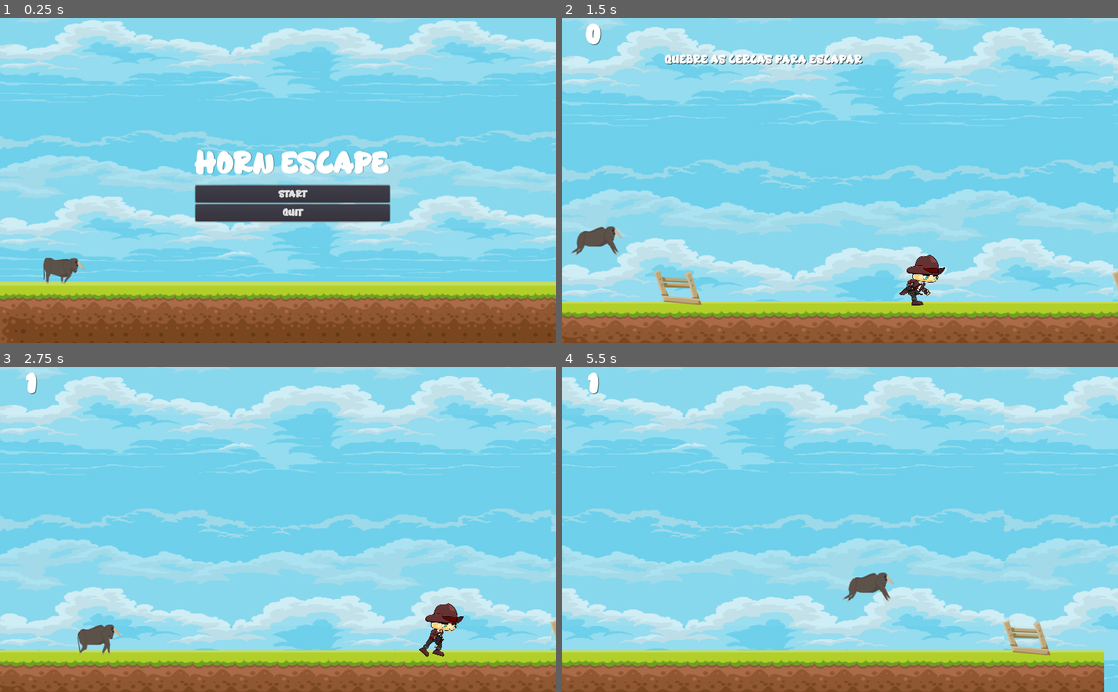
Above: before the commit, frames 1-4 (two rows, left to right).
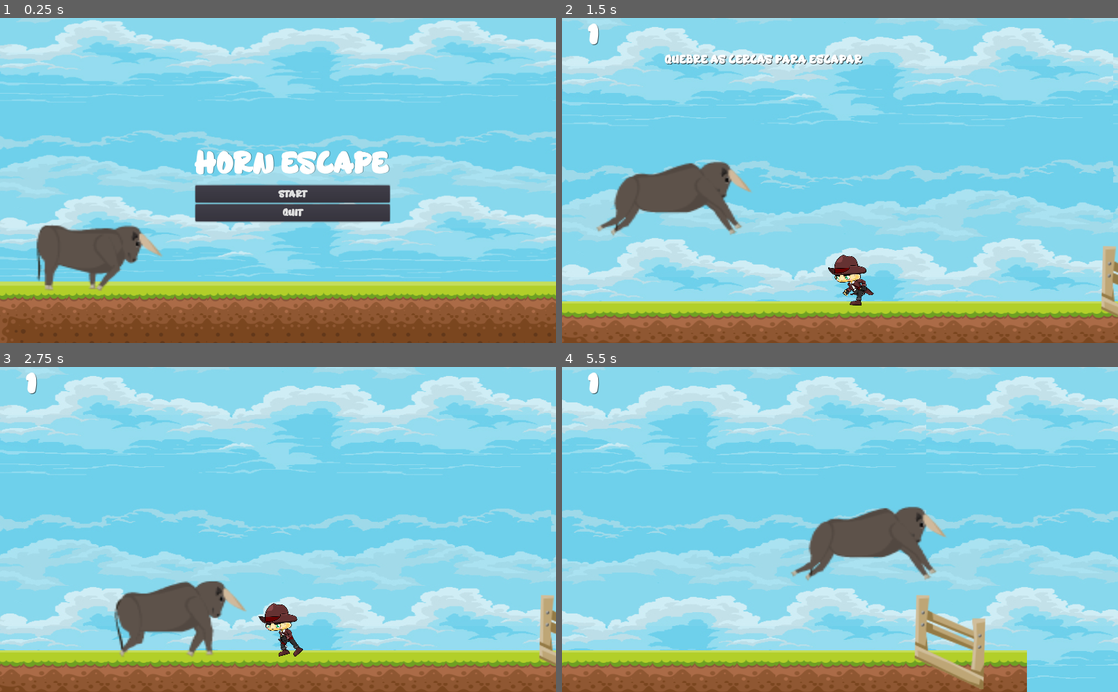
Above: after the commit, the same moments.

Repository: julianamarques/HornEscape
Game: Godot game, scene res://src/scenes/Menu.tscn
The game is run twice, just before and just after one commit, with the same random seed, the same clock (stepped at 60 frames per second) and the same inputs.
Inputs:
- Up to frame 1 (0.25 s): no input
- Up to frame 2 (1.5 s): click "START" at 0.5 s; hold Up (ui_up) from 1.28 s (still down)
- Up to frame 3 (2.75 s): keep holding Up (ui_up)
- Up to frame 4 (5.5 s): release Up (ui_up) at 2.78 s; hold Up (ui_up) 3.53-5.03 s; tap Up (ui_up) at 5.27 s

The runs differ from the first frame. In frame 1, 2.7% of the frame differs, in the area x 6-30%, y 63-84%; in frame 2, 5.8%; in frame 3, 5.2%; in frame 4, 42%, in the area x 0-100%, y 0-100%.

Commit message:
Fixed animations and scales

Diff:
--- a/src/scenes/Ground.tscn
+++ b/src/scenes/Ground.tscn
@@ -1,10 +1,10 @@
 [gd_scene load_steps=9 format=2]
 
-[ext_resource path="res://assets/imagens/ground/ground4.png" type="Texture" id=1]
-[ext_resource path="res://src/scenes/Enemy.tscn" type="PackedScene" id=2]
-[ext_resource path="res://assets/imagens/fence/fence3.png" type="Texture" id=3]
-[ext_resource path="res://src/scripts/Ground.gd" type="Script" id=4]
-[ext_resource path="res://src/scripts/Fence.gd" type="Script" id=6]
+[ext_resource path="res://src/scripts/Ground.gd" type="Script" id=1]
+[ext_resource path="res://assets/imagens/ground/ground4.png" type="Texture" id=2]
+[ext_resource path="res://src/scripts/Fence.gd" type="Script" id=3]
+[ext_resource path="res://assets/imagens/fence/fence3.png" type="Texture" id=4]
+[ext_resource path="res://src/scenes/Enemy.tscn" type="PackedScene" id=5]
 
 [sub_resource type="RectangleShape2D" id=1]
 extents = Vector2( 598.119, 54.847 )
@@ -31,10 +31,13 @@
 [node name="Fence" type="Area2D" parent="."]
 position = Vector2( -383.141, -88.3542 )
 rotation = -0.32232
-script = ExtResource( 6 )
+script = ExtResource( 3 )
 
 [node name="Sprite" type="Sprite" parent="Fence"]
-texture = ExtResource( 3 )
+position = Vector2( 0, 5 )
+rotation = 0.349066
+scale = Vector2( 2, 2 )
+texture = ExtResource( 4 )
 
 [node name="CollisionShape2D" type="CollisionShape2D" parent="Fence"]
 shape = SubResource( 2 )
@@ -42,15 +45,18 @@
 [node name="Fence2" type="Area2D" parent="."]
 position = Vector2( 460.766, -85.7696 )
 rotation = -0.32232
-script = ExtResource( 6 )
+script = ExtResource( 3 )
 
 [node name="Sprite" type="Sprite" parent="Fence2"]
-texture = ExtResource( 3 )
+position = Vector2( 0, 5 )
+rotation = 0.349066
+scale = Vector2( 2, 2 )
+texture = ExtResource( 4 )
 
 [node name="CollisionShape2D" type="CollisionShape2D" parent="Fence2"]
 shape = SubResource( 2 )
 
-[node name="Enemy" parent="." instance=ExtResource( 2 )]
+[node name="Enemy" parent="." instance=ExtResource( 5 )]
 position = Vector2( -48.7003, -99.3488 )
 
 [node name="AreaChao" type="Area2D" parent="."]
--- a/src/scenes/Menu.tscn
+++ b/src/scenes/Menu.tscn
@@ -1,36 +1,36 @@
 [gd_scene load_steps=11 format=2]
 
-[ext_resource path="res://assets/fonts/HEYCOLD.ttf" type="DynamicFontData" id=1]
-[ext_resource path="res://assets/imagens/taur/impuse2.png" type="Texture" id=2]
-[ext_resource path="res://assets/imagens/backgrounds/backgound_menu.png" type="Texture" id=3]
-[ext_resource path="res://assets/imagens/taur/impulse0.png" type="Texture" id=4]
-[ext_resource path="res://assets/imagens/taur/impulse1.png" type="Texture" id=5]
-[ext_resource path="res://src/scripts/Menu.gd" type="Script" id=6]
+[ext_resource path="res://src/scripts/Menu.gd" type="Script" id=1]
+[ext_resource path="res://assets/imagens/backgrounds/backgound_menu.png" type="Texture" id=2]
+[ext_resource path="res://assets/imagens/taur/impulse0.png" type="Texture" id=3]
+[ext_resource path="res://assets/imagens/taur/impulse1.png" type="Texture" id=4]
+[ext_resource path="res://assets/imagens/taur/impuse2.png" type="Texture" id=5]
+[ext_resource path="res://assets/fonts/HEYCOLD.ttf" type="DynamicFontData" id=6]
 
 [sub_resource type="SpriteFrames" id=1]
 animations = [ {
-"frames": [ ExtResource( 4 ), ExtResource( 5 ), ExtResource( 2 ) ],
+"frames": [ ExtResource( 3 ), ExtResource( 4 ), ExtResource( 5 ) ],
 "loop": true,
 "name": "impulse",
-"speed": 2.0
+"speed": 3.0
 } ]
 
 [sub_resource type="DynamicFont" id=2]
 size = 75
-font_data = ExtResource( 1 )
+font_data = ExtResource( 6 )
 
 [sub_resource type="DynamicFont" id=3]
 size = 25
-font_data = ExtResource( 1 )
+font_data = ExtResource( 6 )
 
 [sub_resource type="DynamicFont" id=4]
 size = 25
-font_data = ExtResource( 1 )
+font_data = ExtResource( 6 )
 
 [node name="Menu" type="Control"]
 margin_right = 40.0
 margin_bottom = 40.0
-script = ExtResource( 6 )
+script = ExtResource( 1 )
 __meta__ = {
 "_edit_use_anchors_": false
 }
@@ -38,10 +38,11 @@
 [node name="Sprite" type="Sprite" parent="."]
 position = Vector2( 512.352, 303.322 )
 scale = Vector2( 1.01565, 0.97443 )
-texture = ExtResource( 3 )
+texture = ExtResource( 2 )
 
 [node name="AnimatedSprite" type="AnimatedSprite" parent="."]
-position = Vector2( 117.414, 466.482 )
+position = Vector2( 180, 442 )
+scale = Vector2( 3, 2.5 )
 frames = SubResource( 1 )
 animation = "impulse"
 playing = true
--- a/src/scenes/World.tscn
+++ b/src/scenes/World.tscn
@@ -1,32 +1,32 @@
 [gd_scene load_steps=13 format=2]
 
-[ext_resource path="res://assets/imagens/backgrounds/background_scene.jpg" type="Texture" id=1]
-[ext_resource path="res://src/scenes/Ground.tscn" type="PackedScene" id=2]
-[ext_resource path="res://src/scenes/Player.tscn" type="PackedScene" id=3]
-[ext_resource path="res://assets/fonts/Bubblegum.ttf" type="DynamicFontData" id=4]
-[ext_resource path="res://src/scripts/Obstacles.gd" type="Script" id=5]
+[ext_resource path="res://src/scripts/World.gd" type="Script" id=1]
+[ext_resource path="res://assets/imagens/backgrounds/background_scene.jpg" type="Texture" id=2]
+[ext_resource path="res://src/scripts/Obstacles.gd" type="Script" id=3]
+[ext_resource path="res://src/scenes/Ground.tscn" type="PackedScene" id=4]
+[ext_resource path="res://src/scenes/Player.tscn" type="PackedScene" id=5]
 [ext_resource path="res://src/scripts/Score.gd" type="Script" id=6]
-[ext_resource path="res://assets/fonts/HEYCOLD.ttf" type="DynamicFontData" id=7]
-[ext_resource path="res://src/scripts/World.gd" type="Script" id=8]
+[ext_resource path="res://assets/fonts/Bubblegum.ttf" type="DynamicFontData" id=7]
+[ext_resource path="res://assets/fonts/HEYCOLD.ttf" type="DynamicFontData" id=8]
 
 [sub_resource type="DynamicFont" id=1]
 size = 50
-font_data = ExtResource( 4 )
+font_data = ExtResource( 7 )
 
 [sub_resource type="DynamicFont" id=2]
 size = 50
-font_data = ExtResource( 7 )
+font_data = ExtResource( 8 )
 
 [sub_resource type="DynamicFont" id=3]
 size = 50
-font_data = ExtResource( 4 )
+font_data = ExtResource( 7 )
 
 [sub_resource type="DynamicFont" id=4]
 size = 30
-font_data = ExtResource( 7 )
+font_data = ExtResource( 8 )
 
 [node name="World" type="Node2D"]
-script = ExtResource( 8 )
+script = ExtResource( 1 )
 
 [node name="ParallaxBackground" type="ParallaxBackground" parent="."]
 
@@ -36,19 +36,20 @@
 [node name="Sprite" type="Sprite" parent="ParallaxBackground/ParallaxLayer"]
 position = Vector2( 515.845, 303.972 )
 scale = Vector2( 2.05039, 1.21778 )
-texture = ExtResource( 1 )
+texture = ExtResource( 2 )
 
 [node name="Obstacles" type="Node2D" parent="." groups=[
 "obstacles",
 ]]
-script = ExtResource( 5 )
-obstacles = ExtResource( 2 )
+script = ExtResource( 3 )
+obstacles = ExtResource( 4 )
 
-[node name="Ground" parent="Obstacles" instance=ExtResource( 2 )]
+[node name="Ground" parent="Obstacles" instance=ExtResource( 4 )]
 position = Vector2( 595.78, 585.797 )
 
-[node name="Player" parent="." instance=ExtResource( 3 )]
-position = Vector2( 37.5666, 498.877 )
+[node name="Player" parent="." instance=ExtResource( 5 )]
+position = Vector2( 180, 480 )
+scale = Vector2( 3, 2.5 )
 
 [node name="Score" type="CanvasLayer" parent="." groups=[
 "score_group",
--- a/src/scripts/Enemy.gd
+++ b/src/scripts/Enemy.gd
@@ -1,26 +1,26 @@
 extends StaticBody2D
 
-var flip = true
+#var flip = false
 var initial_position
 var final_position
-var velocity = 2
+var velocity = 0.2
 
 func _ready() -> void:
 	$AnimatedSprite.play("run")
 	initial_position = $".".position.x
-	final_position = initial_position + 400
+	final_position = initial_position - 600
 
 func _process(delta: float) -> void:
-	if initial_position <= final_position and flip:
-		$".".position.x += velocity
-		$AnimatedSprite.flip_h = false
-
-		if $".".position.x >= final_position:
-			flip = false
-
-	if $".".position.x >= initial_position and !flip:
+	if initial_position >= final_position:
 		$".".position.x -= velocity
 		$AnimatedSprite.flip_h = true
 
-		if $".".position.x <= initial_position:
-			flip = true
+		#if $".".position.x >= final_position:
+		#	flip = true
+
+	#if $".".position.x >= initial_position:
+	#	$".".position.x -= velocity
+	#	$AnimatedSprite.flip_h = true
+
+		#if $".".position.x <= initial_position:
+		#	flip = true
--- a/src/scripts/Player.gd
+++ b/src/scripts/Player.gd
@@ -3,9 +3,9 @@
 
 var motion = Vector2()
 const UP = Vector2(0, -1)
-const GRAVITY = 20
+const GRAVITY = 25
 const SPEED = 1
-const JUMP_HEIGHT = -550
+const JUMP_HEIGHT = -750
 
 func _physics_process(delta: float) -> void:
 	motion.y += GRAVITY
@@ -31,7 +31,7 @@
 	if body.name == "Enemy":
 		body.queue_free()
 
-func _on_PlayerVulnerability_body_entered(body: Node) -> void:
-	if body.name == "Enemy":
-		queue_free()
-		get_tree().call_group("score_group", "game_over")
+#func _on_PlayerVulnerability_body_entered(body: Node) -> void:
+#	if body.name == "Enemy":
+#		queue_free()
+#		get_tree().call_group("score_group", "game_over")
Not shown: 2 places in src/scenes/Ground.tscn that only renumber resources
